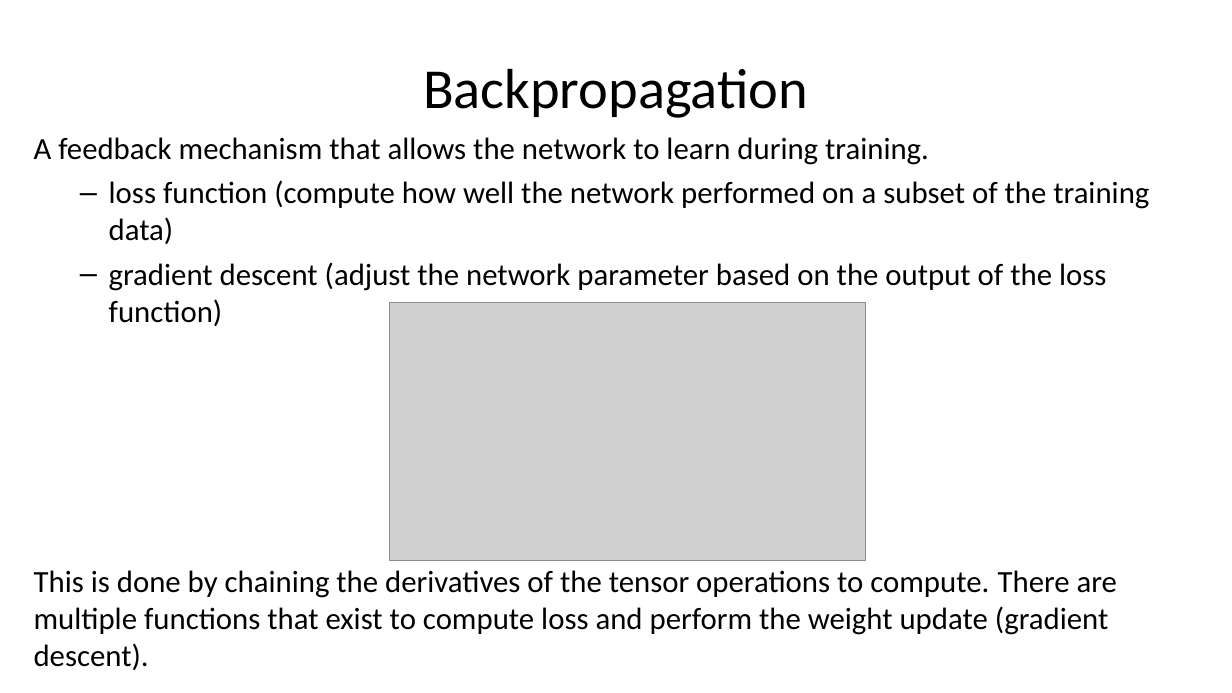
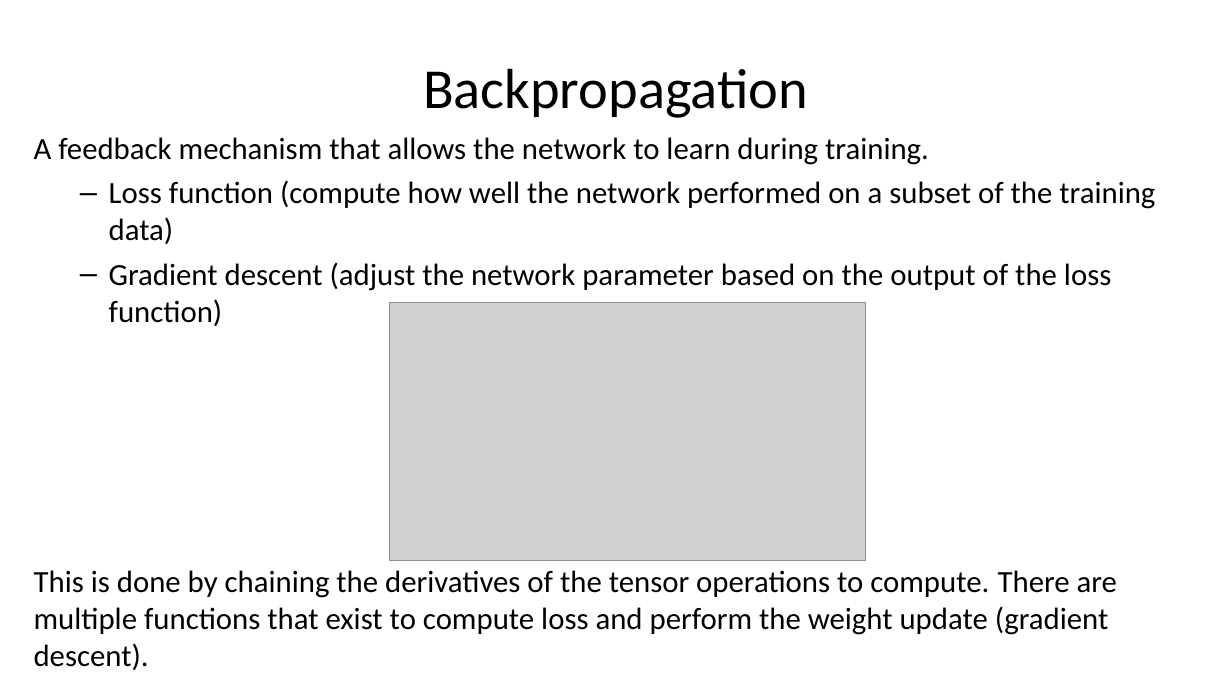
Before and after one commit to maxrousseau/dl-anesthesia, a slide deck: slide 8 of presentation/deep_learning_crash_course.pptx. Drawn at 1232x693 pixels with LibreOffice and Linux fonts; fonts in the diff are those of the drawing; grey boxes stand for pictures. Boxes give left, top, right and bottom in pixels: in the first picture for what was removed or moved away, otherwise in the second. Text is boxed around its words. In the diff, an @@ line names an element or a change of style, - is before the commit and + after.

```diff
--- a/presentation/deep_learning_crash_course.pptx
+++ b/presentation/deep_learning_crash_course.pptx
@@ text at [109,180,1155,326]: text changed @@
-  – loss function (compute how well the network performed on a subset of the training data)
-  – gradient descent (adjust the network parameter based on the output of the loss function)
+  – Loss function (compute how well the network performed on a subset of the training data)
+  – Gradient descent (adjust the network parameter based on the output of the loss function)
```
Also in this commit, not shown: 3 other slides changed, 1 other file.
